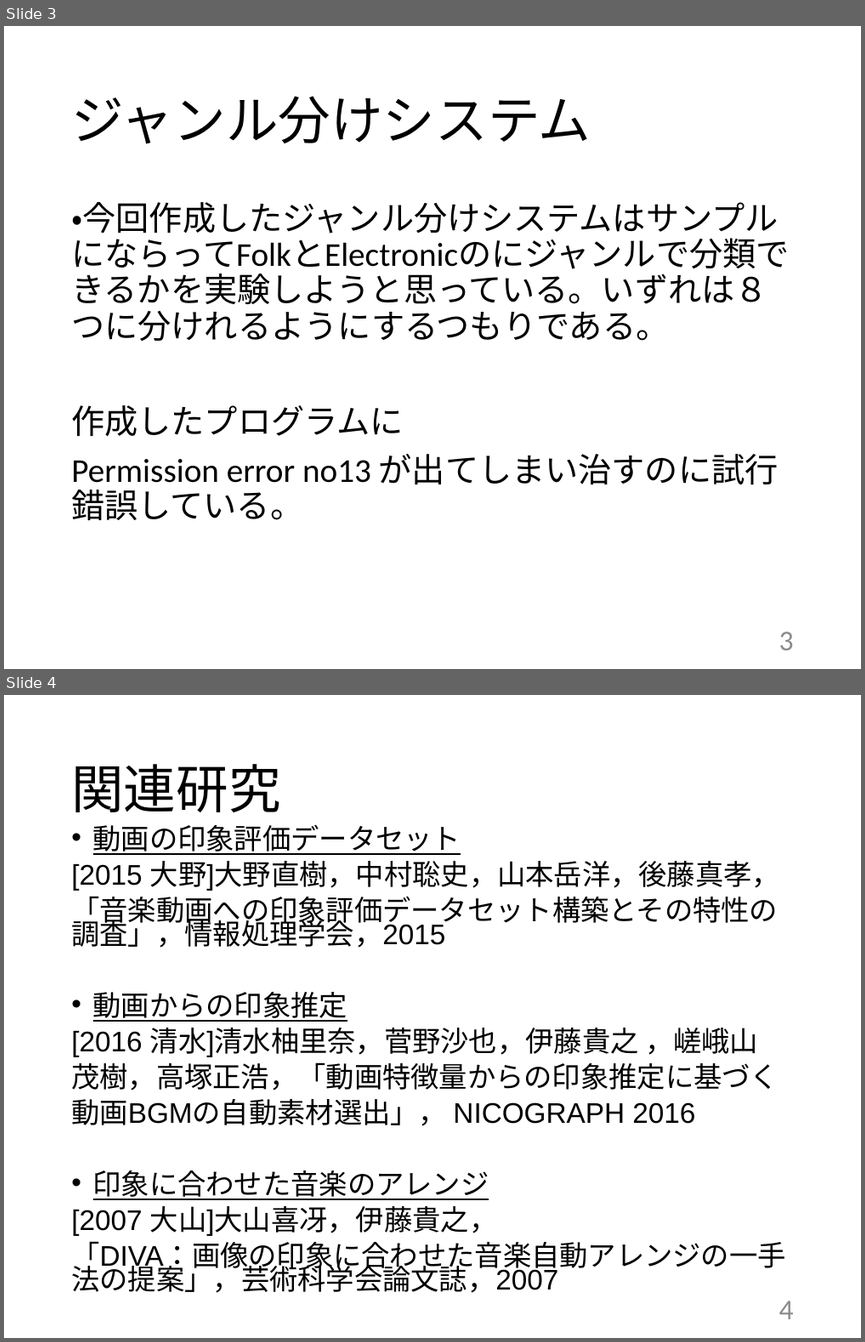
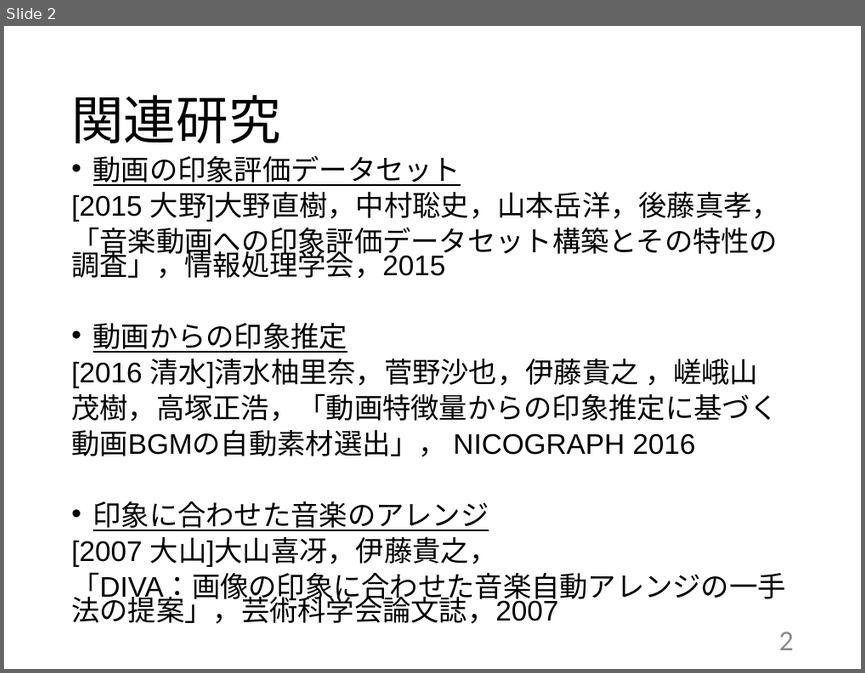
Before and after one commit to kait-takanolab/1821144-yoshii-thesis, a slide deck: 発表用スライド/1821144_yoshii_thesis.pptx. Shown one above the other, each under a label of ours: slides 3 and 4 before the commit, slide 2 after it. The pictures are 865x1342 and 865x673 pixels, drawn with LibreOffice and Linux fonts; fonts in the diff are those of the drawing. Boxes give left, top, right and bottom in pixels: in the first picture for what was removed or moved away, otherwise in the second. Text is boxed around its words. In the diff, an @@ line names an element or a change of style, - is before the commit and + after.

```diff
--- a/発表用スライド/1821144_yoshii_thesis.pptx
+++ b/発表用スライド/1821144_yoshii_thesis.pptx
@@ slide 3 removed at <box>4,26,861,669</box>, background #FFFFFF @@
@@ title removed at <box>71,96,590,144</box> @@
-ジャンル分けシステム
@@ text removed at <box>71,202,789,520</box> @@
-・今回作成したジャンル分けシステムはサンプルにならってFolkとElectronicのにジャンルで分類できるかを実験しようと思っている。いずれは８つに分けれるようにするつもりである。
-作成したプログラムに
-Permission error no13 が出てしまい治すのに試行錯誤している。
@@ page number removed at <box>779,631,794,650</box> @@
-3
@@ what was slide 4 is now slide 2 @@
@@ page number at <box>779,631,794,650</box>: text changed @@
-4
+2
```
Also in this commit, not shown: 4 slides changed.
